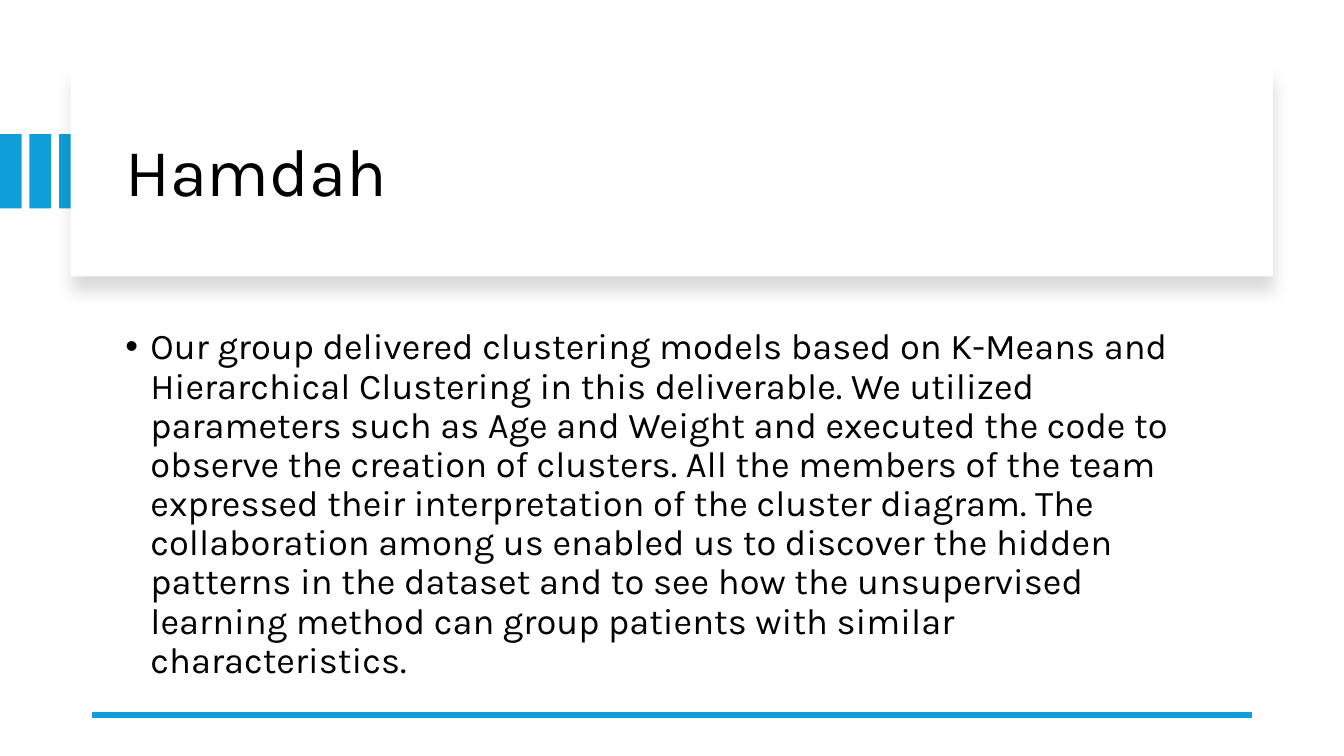
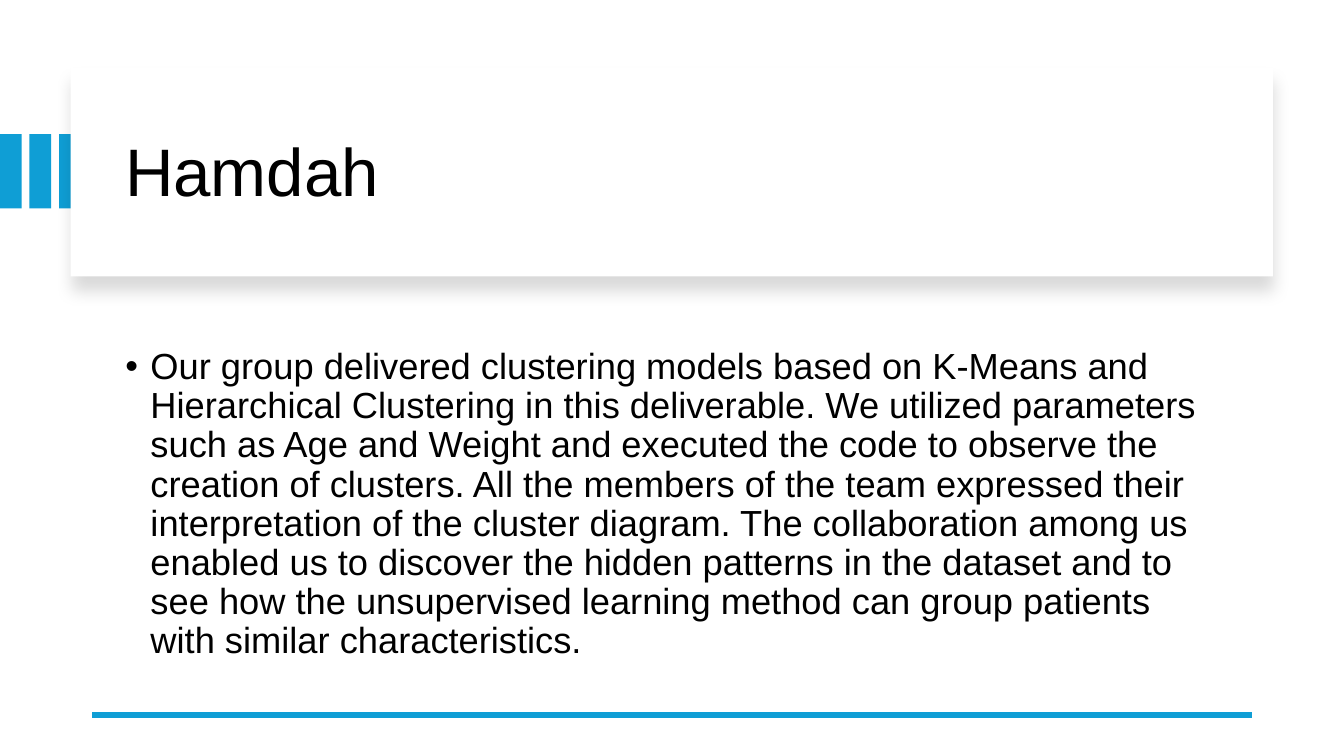
Before and after one commit to h7amdahh/cancer_dataset_uae, a slide deck: slide 18 of Cancer dataset UAE.pptx (slide 15 before the commit). Drawn at 1344x756 pixels with LibreOffice and Linux fonts; fonts in the diff are those of the drawing. Boxes give left, top, right and bottom in pixels: in the first picture for what was removed or moved away, otherwise in the second. Text is boxed around its words. In the diff, an @@ line names an element or a change of style, - is before the commit and + after.

Commit message:
Update Cancer dataset UAE.pptx
fix

```diff
--- a/Cancer dataset UAE.pptx
+++ b/Cancer dataset UAE.pptx
@@ title "Hamdah" at box(125, 147, 379, 197): font Karla to Arial @@
@@ text "Our group delivered clustering models ..." at box(150, 352, 1195, 654): font Karla to Arial; less space between paragraphs @@
```
Also in this commit, not shown: 23 other slides changed, 5 slides added.
